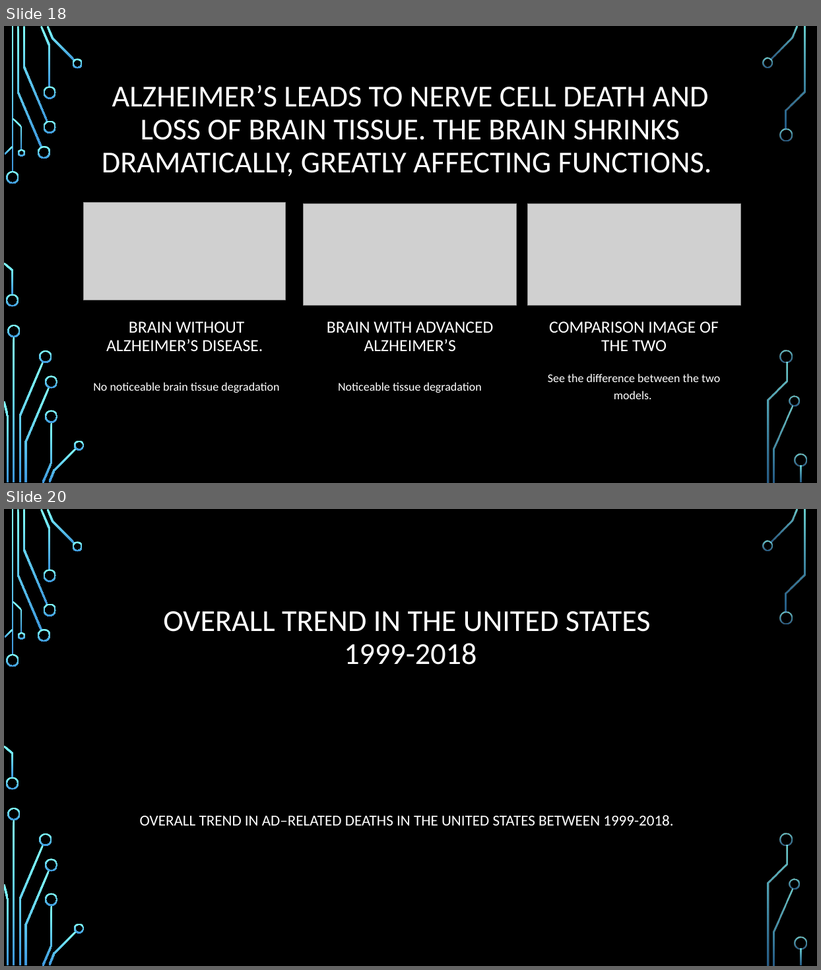
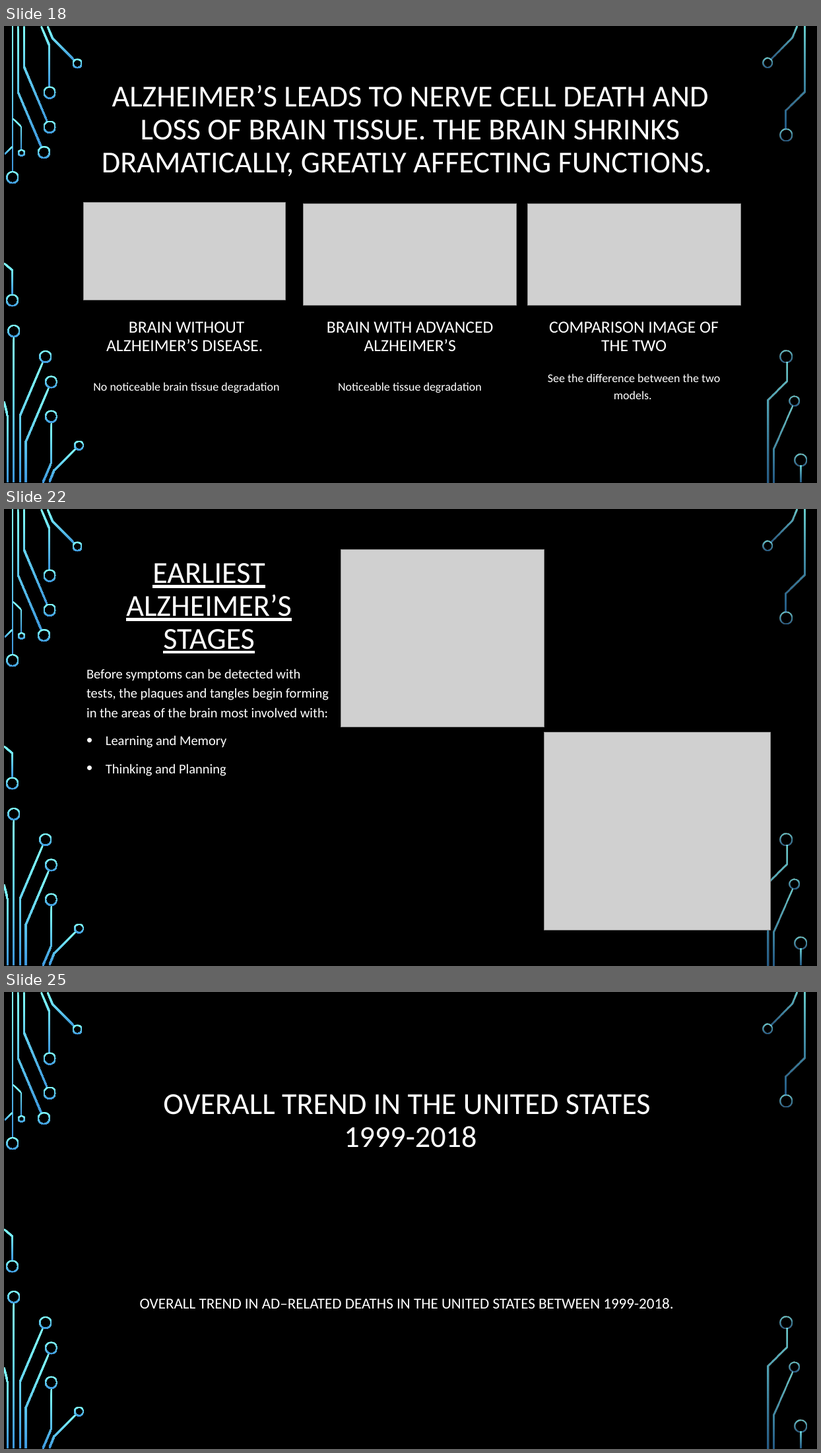
Before and after one commit to MrBardot/Trends-in-Alzheimers-Disease-Fatalities-in-the-United-States-and-Tennessee-from-1999-2018.-, a slide deck: Presentation/Alzheimer’s Disease Trends in the United States.pptx. Shown one above the other, each under a label of ours: slides 18 and 20 before the commit, slides 18, 22 and 25 after it; the slides between them are not shown. The pictures are 821x970 and 821x1453 pixels, drawn with LibreOffice and Linux fonts; fonts in the diff are those of the drawing; grey boxes stand for pictures; background and template pictures are left out. Boxes give left, top, right and bottom in pixels: in the first picture for what was removed or moved away, otherwise in the second. Text is boxed around its words. In the diff, an @@ line names an element or a change of style, - is before the commit and + after.

Commit message:
added final brain damage slides

```diff
--- a/Presentation/Alzheimer’s Disease Trends in the United States.pptx
+++ b/Presentation/Alzheimer’s Disease Trends in the United States.pptx
@@ slide 22 added at [4, 509, 817, 966], background picture (left out); not listed: 36 template elements that a slide beside it also shows @@
@@ title added at [126, 563, 291, 654], 36 pt, text #FFFFFF, underline @@
+EARLIEST ALZHEIMER’S STAGES
@@ picture added at [341, 550, 545, 727] @@
@@ text added at [86, 669, 329, 776], 16 pt, text #FFFFFF @@
+Before symptoms can be detected with tests, the plaques and tangles begin forming in the areas of the brain most involved with:
+• Learning and Memory
+• Thinking and Planning
@@ picture added at [545, 733, 771, 931] @@
@@ what was slide 20 is now slide 25 @@
```
Also in this commit, not shown: 2 slides changed, 5 other slides added, 1 slide removed.
